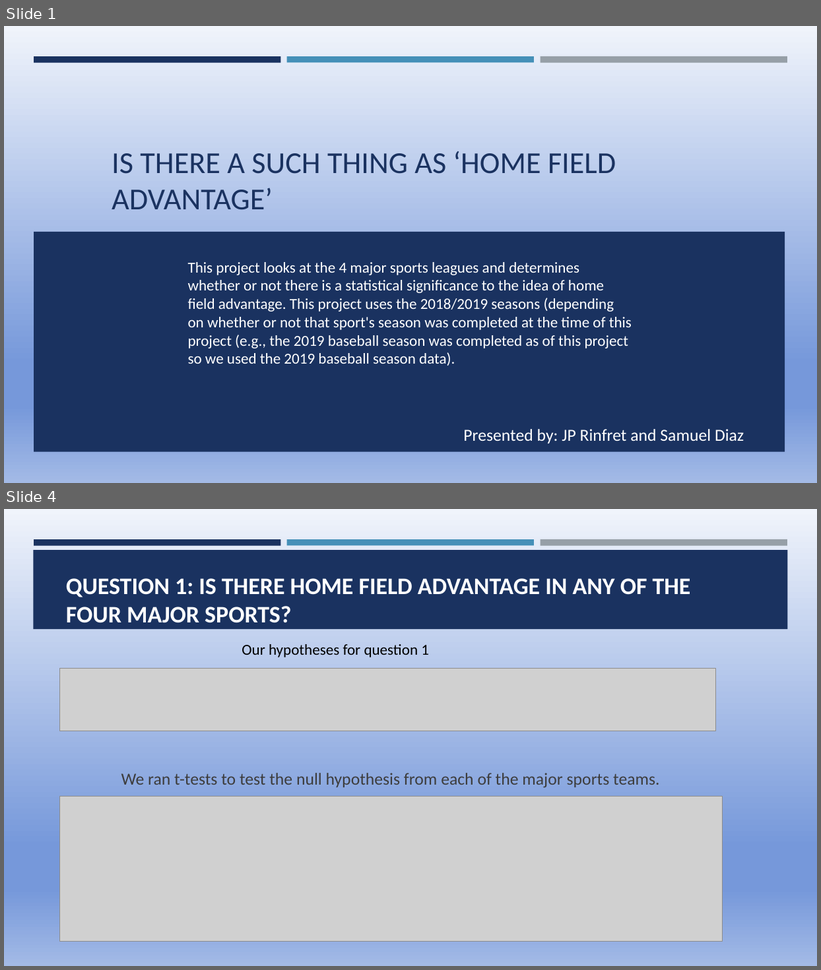
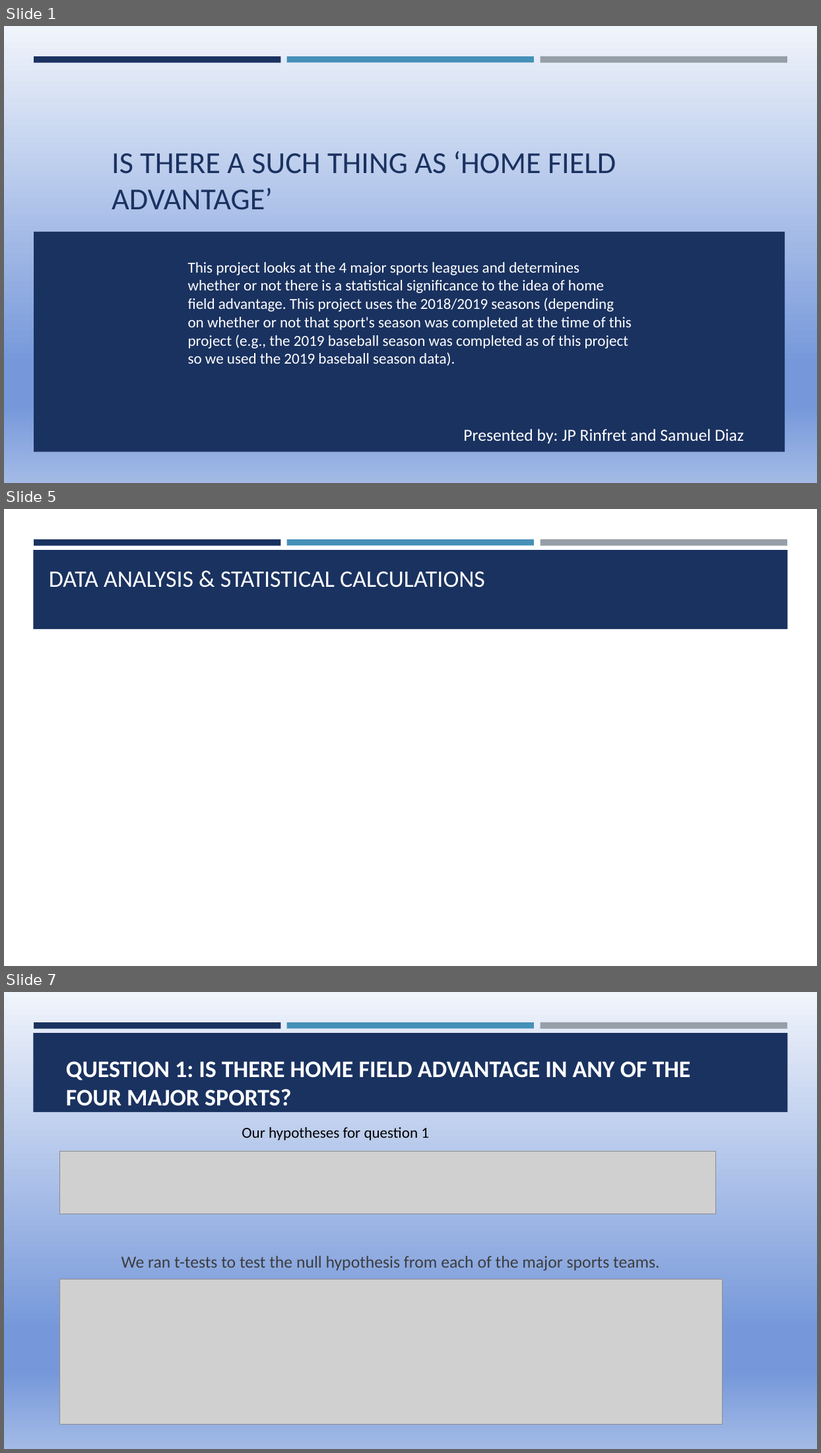
Before and after one commit to jprinfret/home_field_advantage, a slide deck: Presentation1.pptx. Shown one above the other, each under a label of ours: slides 1 and 4 before the commit, slides 1, 5 and 7 after it; the slides between them are not shown. The pictures are 821x970 and 821x1453 pixels, drawn with LibreOffice and Linux fonts; fonts in the diff are those of the drawing; grey boxes stand for pictures. Boxes give left, top, right and bottom in pixels: in the first picture for what was removed or moved away, otherwise in the second. Text is boxed around its words. In the diff, an @@ line names an element or a change of style, - is before the commit and + after.

```diff
--- a/Presentation1.pptx
+++ b/Presentation1.pptx
@@ slide 5 added at [4,509,817,966], background #FFFFFF; not listed: 4 template elements that a slide beside it also shows @@
@@ title added at [49,571,485,588], 28 pt, text #FFFFFF @@
+DATA ANALYSIS & STATISTICAL CALCULATIONS
@@ what was slide 4 is now slide 7 @@
```
Also in this commit, not shown: 2 slides changed, 2 other slides added, 1 other file.
